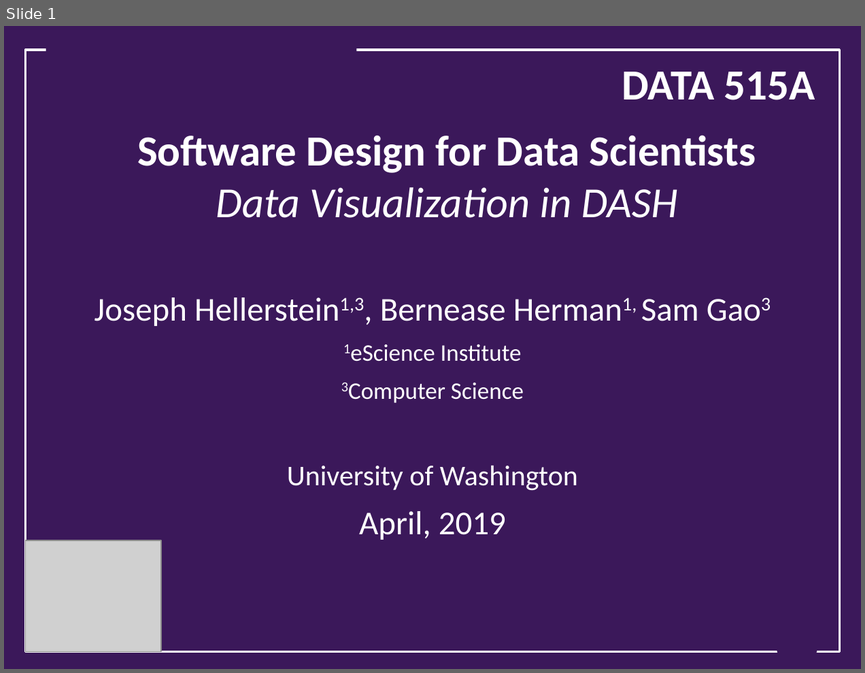
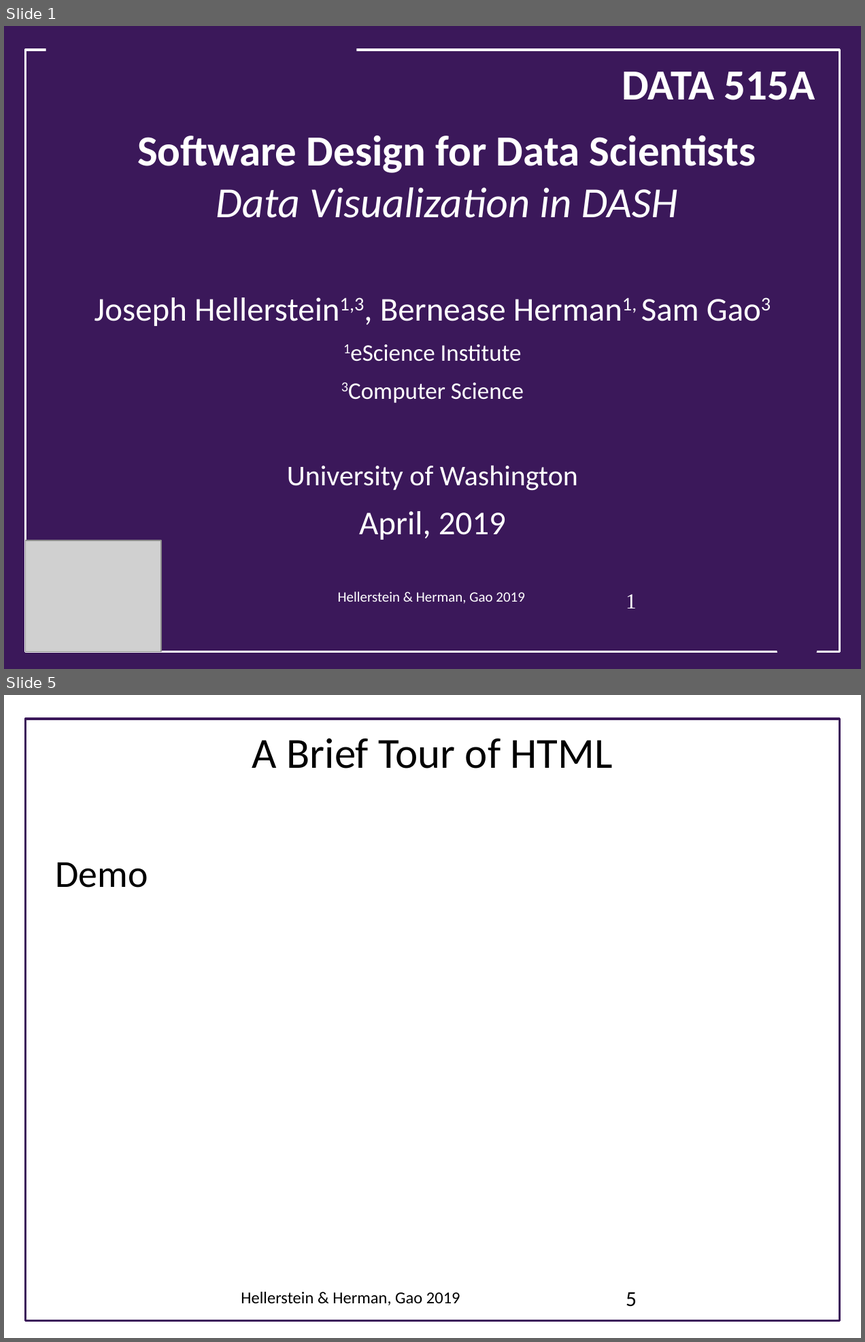
Before and after one commit to UWSEDS/LectureNotes, a slide deck: DASH_visualizations/DASH Visualizations.pptx. Shown one above the other, each under a label of ours: slide 1 before the commit, slides 1 and 5 after it; the slides between them are not shown. The pictures are 865x673 and 865x1342 pixels, drawn with LibreOffice and Linux fonts; fonts in the diff are those of the drawing; grey boxes stand for pictures; background and template pictures are left out. Boxes give left, top, right and bottom in pixels: in the first picture for what was removed or moved away, otherwise in the second. Text is boxed around its words. In the diff, an @@ line names an element or a change of style, - is before the commit and + after.

```diff
--- a/DASH_visualizations/DASH Visualizations.pptx
+++ b/DASH_visualizations/DASH Visualizations.pptx
@@ slide 5 added at box(4, 695, 861, 1338), background #FFFFFF @@
@@ rectangle added at box(26, 719, 839, 1321), outline #3B185A 1.76 pt @@
@@ title added at box(252, 738, 612, 768), 36 pt, text #000000 @@
+A Brief Tour of HTML
@@ text added at box(55, 862, 148, 887), 32 pt, text #000000 @@
+Demo
@@ text added at box(241, 1291, 460, 1305), 14 pt, text #000000 @@
+Hellerstein & Herman, Gao 2019
@@ page number added at box(626, 1291, 636, 1306), 18 pt, text #000000 @@
+5
@@ slide 1 changed as well @@
@@ text added at box(338, 591, 525, 603), 12 pt, text #FFFFFF @@
+Hellerstein & Herman, Gao 2019
@@ page number added at box(626, 594, 636, 608), 18 pt, text #FFFFFF @@
+1
```
Also in this commit, not shown: 4 other slides added.
